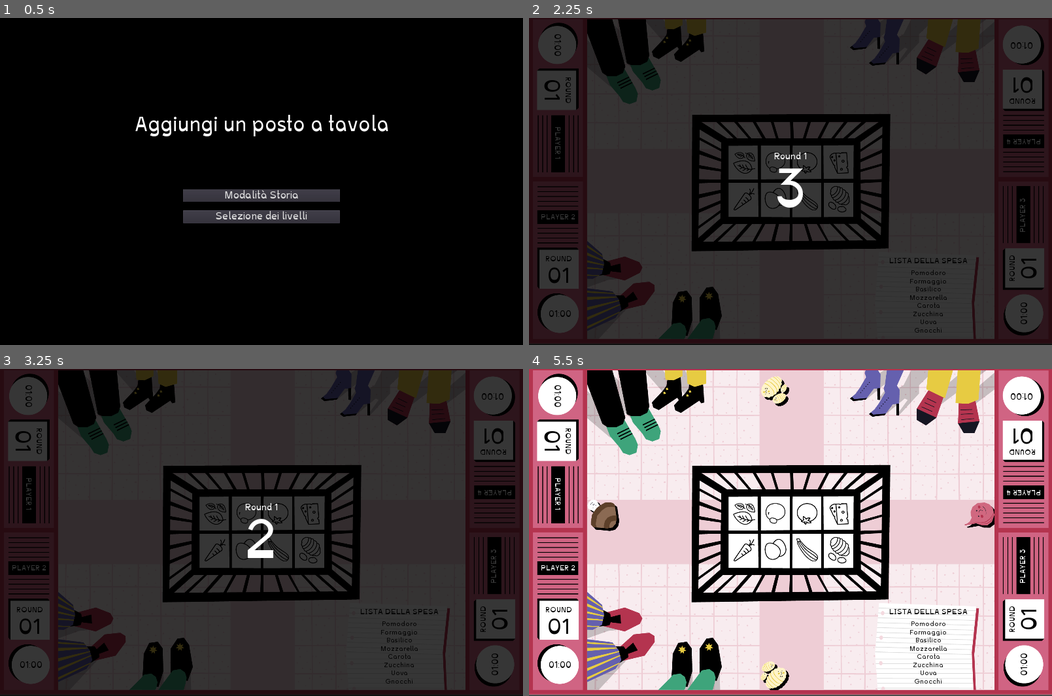
Above: before the commit, frames 1-4 (two rows, left to right).
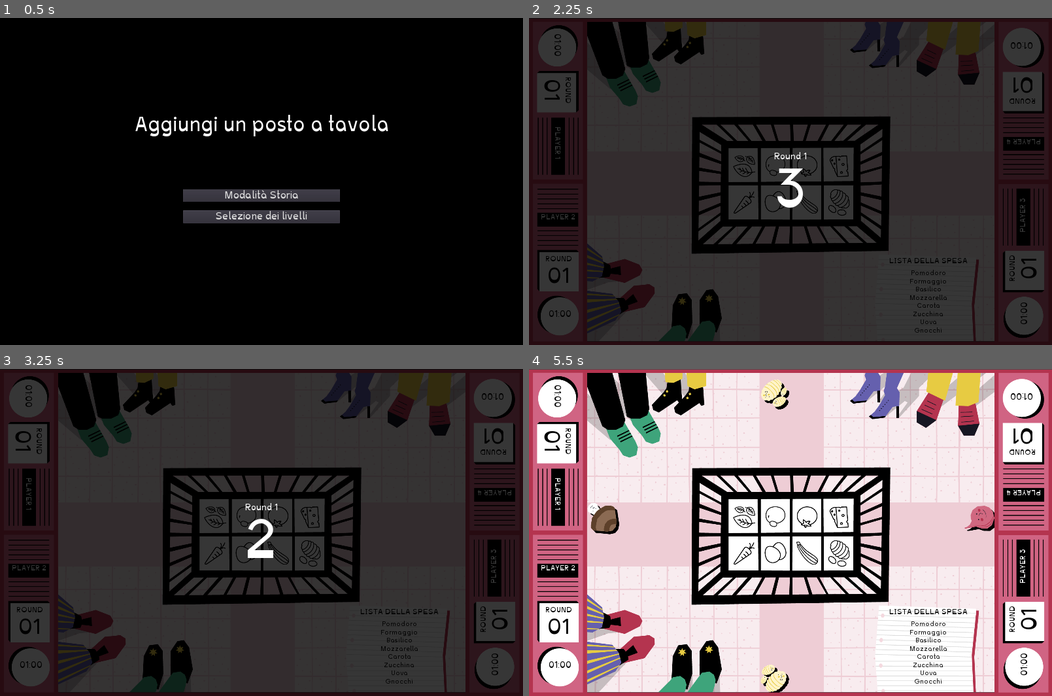
Above: after the commit, the same moments.

Repository: nuco-san/rotary_game
Game: Godot game, scene res://Scenes/TItleScreen.tscn
The game is run twice, just before and just after one commit, with the same random seed, the same clock (stepped at 60 frames per second) and the same inputs.
Inputs:
- Up to frame 1 (0.5 s): no input
- Up to frame 2 (2.25 s): click "Modalità Storia" at 0.5 s; click "AVANTI" at 1.25 s; click "AVANTI" at 2 s
- Up to frame 3 (3.25 s): tap Enter at 2.75 s
- Up to frame 4 (5.5 s): tap Space at 3.5 s; tap Enter at 5 s

Frame 1 is identical in both runs. In frame 2, 9.2% of the frame differs, in the area x 1-99%, y 0-99%; in frame 3, 9.2%; in frame 4, 18%, in the area x 0-100%, y 0-100%.

Commit message:
inserito suoni

Diff:
--- a/Scenes/FoodTrack.gd
+++ b/Scenes/FoodTrack.gd
@@ -51,12 +51,14 @@
 func _on_destination_area_entered(area):
 	if acceptable_id == area.food_id:
 		if not is_filled_correctly:
+			$CorrectSound.play()
 			$FinishingPoint/FoodBackgroundCorrect.show()
 			$FinishingPoint/FoodBackgroundWrong.hide()
 			is_filled_correctly = true
 			Global.emit_signal("track_filled", true)
 			Global.emit_signal("tick_item", acceptable_id)
 	else:
+		$WrongSound.play()
 		$FinishingPoint/FoodBackgroundCorrect.hide()
 		$FinishingPoint/FoodBackgroundWrong.show()
 		if is_filled_correctly:
--- a/Scenes/FoodTrack.tscn
+++ b/Scenes/FoodTrack.tscn
@@ -7,6 +7,8 @@
 [ext_resource path="res://04_Sprite_EXPORT_ROTARY/Slot_sbagliato_2.png" type="Texture" id=5]
 [ext_resource path="res://04_Sprite_EXPORT_ROTARY/Slot_corretto.png" type="Texture" id=6]
 [ext_resource path="res://04_Sprite_EXPORT_ROTARY/Slot_sbagliato_3.png" type="Texture" id=7]
+[ext_resource path="res://SOund/boing.mp3" type="AudioStream" id=8]
+[ext_resource path="res://SOund/correct.mp3" type="AudioStream" id=9]
 
 [sub_resource type="RectangleShape2D" id=1]
 extents = Vector2( 28, 29 )
@@ -127,7 +129,6 @@
 scale = Vector2( 1.1, 1.1 )
 frames = SubResource( 7 )
 animation = "New Anim"
-frame = 2
 speed_scale = 1.4
 playing = true
 
@@ -151,6 +152,13 @@
 anims/RESET = SubResource( 5 )
 anims/disappear = SubResource( 6 )
 
+[node name="WrongSound" type="AudioStreamPlayer" parent="."]
+stream = ExtResource( 8 )
+
+[node name="CorrectSound" type="AudioStreamPlayer" parent="."]
+stream = ExtResource( 9 )
+volume_db = -7.0
+
 [connection signal="area_entered" from="FinishingPoint/DestinationArea" to="." method="_on_destination_area_entered"]
 [connection signal="pressed" from="FinishingPoint/ClearButton" to="." method="_on_clear_button_pressed"]
 [connection signal="timeout" from="ClearButtonTimer" to="." method="reset_clicks"]
--- a/Scenes/MinigameCountdown.gd
+++ b/Scenes/MinigameCountdown.gd
@@ -8,6 +8,7 @@
 	show()
 
 func start_countdown():
+	$AudioStreamPlayer.play()
 	$VBoxContainer/RoundLabel.text = "Round " + str(Global.current_round)
 	countdown_time = 3
 	$Timer.start()
@@ -21,3 +22,5 @@
 		$VBoxContainer/CounterLabel.text = str(3)
 		$Timer.stop()
 		emit_signal("countdown_finished")
+	else:
+		$AudioStreamPlayer.play()
--- a/Scenes/MinigameCountdown.tscn
+++ b/Scenes/MinigameCountdown.tscn
@@ -1,7 +1,8 @@
-[gd_scene load_steps=6 format=2]
+[gd_scene load_steps=7 format=2]
 
 [ext_resource path="res://00_Font_ROTARY/Inconstant-Base100.ttf" type="DynamicFontData" id=1]
 [ext_resource path="res://Scenes/MinigameCountdown.gd" type="Script" id=2]
+[ext_resource path="res://SOund/bleep.mp3" type="AudioStream" id=3]
 
 [sub_resource type="StyleBoxFlat" id=1]
 bg_color = Color( 0, 0, 0, 1 )
@@ -54,4 +55,7 @@
 valign = 1
 uppercase = true
 
+[node name="AudioStreamPlayer" type="AudioStreamPlayer" parent="."]
+stream = ExtResource( 3 )
+
 [connection signal="timeout" from="Timer" to="." method="_on_Timer_timeout"]
--- a/Scenes/Minigiochi/Minigioco_1.tscn
+++ b/Scenes/Minigiochi/Minigioco_1.tscn
@@ -5,8 +5,35 @@
 [node name="Minigioco_1" instance=ExtResource( 1 )]
 minigame_number = 1
 
-[node name="Fuoco" parent="Sfondo_sotto" index="0"]
-frame = 1
+[node name="TrackManagerLeft" parent="." index="1"]
+position = Vector2( 124, 551 )
+
+[node name="TrackManagerBottom" parent="." index="2"]
+position = Vector2( 897, 1269 )
+
+[node name="FoodBackgroundWrong" parent="TrackManagerBottom/FoodTrack_1/FinishingPoint" index="3"]
+frame = 2
+
+[node name="FoodBackgroundWrong" parent="TrackManagerBottom/FoodTrack_2/FinishingPoint" index="3"]
+frame = 2
+
+[node name="TrackManagerRight" parent="." index="3"]
+position = Vector2( 1797, 551 )
+
+[node name="FoodBackgroundWrong" parent="TrackManagerRight/FoodTrack_1/FinishingPoint" index="3"]
+frame = 2
+
+[node name="FoodBackgroundWrong" parent="TrackManagerRight/FoodTrack_2/FinishingPoint" index="3"]
+frame = 2
+
+[node name="TrackManagerTop" parent="." index="4"]
+position = Vector2( 897, -29 )
+
+[node name="FoodBackgroundWrong" parent="TrackManagerTop/FoodTrack_1/FinishingPoint" index="3"]
+frame = 2
+
+[node name="FoodBackgroundWrong" parent="TrackManagerTop/FoodTrack_2/FinishingPoint" index="3"]
+frame = 2
 
 [node name="FoodList" parent="UI" index="5"]
 margin_left = 1291.0
--- a/Scenes/Minigiochi/Minigioco_2.tscn
+++ b/Scenes/Minigiochi/Minigioco_2.tscn
@@ -15,15 +15,18 @@
 [node name="Sfondo_sotto" parent="." index="0"]
 texture = ExtResource( 2 )
 
+[node name="Fuoco" parent="Sfondo_sotto" index="0"]
+frame = 0
+
+[node name="TrackManagerLeft" parent="." index="1"]
+position = Vector2( 124, 549 )
+
 [node name="FoodTrack_1" parent="TrackManagerLeft" index="0"]
 food_res = ExtResource( 4 )
 acceptable_id = "Uova"
 
 [node name="FinishingPoint" parent="TrackManagerLeft/FoodTrack_1" index="0"]
 position = Vector2( 657, -4 )
-
-[node name="FoodBackgroundWrong" parent="TrackManagerLeft/FoodTrack_1/FinishingPoint" index="3"]
-frame = 1
 
 [node name="FoodTrack_2" parent="TrackManagerLeft" index="1"]
 food_res = ExtResource( 4 )
@@ -32,8 +35,8 @@
 [node name="FinishingPoint" parent="TrackManagerLeft/FoodTrack_2" index="0"]
 position = Vector2( 657, -8 )
 
-[node name="FoodBackgroundWrong" parent="TrackManagerLeft/FoodTrack_2/FinishingPoint" index="3"]
-frame = 1
+[node name="TrackManagerBottom" parent="." index="2"]
+position = Vector2( 897, 1267 )
 
 [node name="FoodTrack_1" parent="TrackManagerBottom" index="0"]
 food_res = ExtResource( 4 )
@@ -42,12 +45,21 @@
 [node name="FinishingPoint" parent="TrackManagerBottom/FoodTrack_1" index="0"]
 position = Vector2( 18, -588 )
 
+[node name="FoodBackgroundWrong" parent="TrackManagerBottom/FoodTrack_1/FinishingPoint" index="3"]
+frame = 0
+
 [node name="FoodTrack_2" parent="TrackManagerBottom" index="1"]
 food_res = ExtResource( 4 )
 acceptable_id = "Carota"
 
 [node name="FinishingPoint" parent="TrackManagerBottom/FoodTrack_2" index="0"]
 position = Vector2( 12, -586 )
+
+[node name="FoodBackgroundWrong" parent="TrackManagerBottom/FoodTrack_2/FinishingPoint" index="3"]
+frame = 0
+
+[node name="TrackManagerRight" parent="." index="3"]
+position = Vector2( 1797, 549 )
 
 [node name="FoodTrack_1" parent="TrackManagerRight" index="0"]
 food_res = ExtResource( 4 )
@@ -56,12 +68,21 @@
 [node name="FinishingPoint" parent="TrackManagerRight/FoodTrack_1" index="0"]
 position = Vector2( -639, -3 )
 
+[node name="FoodBackgroundWrong" parent="TrackManagerRight/FoodTrack_1/FinishingPoint" index="3"]
+frame = 0
+
 [node name="FoodTrack_2" parent="TrackManagerRight" index="1"]
 food_res = ExtResource( 4 )
 acceptable_id = "Formaggio"
 
 [node name="FinishingPoint" parent="TrackManagerRight/FoodTrack_2" index="0"]
 position = Vector2( -638, -6 )
+
+[node name="FoodBackgroundWrong" parent="TrackManagerRight/FoodTrack_2/FinishingPoint" index="3"]
+frame = 0
+
+[node name="TrackManagerTop" parent="." index="4"]
+position = Vector2( 897, -31 )
 
 [node name="FoodTrack_1" parent="TrackManagerTop" index="0"]
 food_res = ExtResource( 4 )
@@ -70,11 +91,17 @@
 [node name="FinishingPoint" parent="TrackManagerTop/FoodTrack_1" index="0"]
 position = Vector2( 17, 572 )
 
+[node name="FoodBackgroundWrong" parent="TrackManagerTop/FoodTrack_1/FinishingPoint" index="3"]
+frame = 0
+
 [node name="FoodTrack_2" parent="TrackManagerTop" index="1"]
 food_res = ExtResource( 4 )
 
 [node name="FinishingPoint" parent="TrackManagerTop/FoodTrack_2" index="0"]
 position = Vector2( 11, 573 )
+
+[node name="FoodBackgroundWrong" parent="TrackManagerTop/FoodTrack_2/FinishingPoint" index="3"]
+frame = 0
 
 [node name="Sfondo_sopra" parent="." index="5"]
 texture = ExtResource( 3 )
@@ -83,7 +110,6 @@
 visible = false
 
 [node name="IntroSlides" parent="." index="7"]
-texture = ExtResource( 6 )
 slides = [ ExtResource( 6 ), ExtResource( 5 ) ]
 
 [node name="OutroSlides" parent="." index="9"]
--- a/Scenes/Minigiochi/Minigioco_3.tscn
+++ b/Scenes/Minigiochi/Minigioco_3.tscn
@@ -15,6 +15,12 @@
 [node name="Sfondo_sotto" parent="." index="0"]
 texture = ExtResource( 3 )
 
+[node name="Fuoco" parent="Sfondo_sotto" index="0"]
+frame = 0
+
+[node name="TrackManagerLeft" parent="." index="1"]
+position = Vector2( 124, 546 )
+
 [node name="FoodTrack_1" parent="TrackManagerLeft" index="0"]
 food_res = ExtResource( 4 )
 acceptable_id = "Gnocchi"
@@ -28,6 +34,9 @@
 
 [node name="FinishingPoint" parent="TrackManagerLeft/FoodTrack_2" index="0"]
 position = Vector2( 672, -7 )
+
+[node name="TrackManagerBottom" parent="." index="2"]
+position = Vector2( 897, 1264 )
 
 [node name="FoodTrack_1" parent="TrackManagerBottom" index="0"]
 food_res = ExtResource( 4 )
@@ -43,6 +52,9 @@
 [node name="FinishingPoint" parent="TrackManagerBottom/FoodTrack_2" index="0"]
 position = Vector2( 5, -591 )
 
+[node name="TrackManagerRight" parent="." index="3"]
+position = Vector2( 1797, 546 )
+
 [node name="FoodTrack_1" parent="TrackManagerRight" index="0"]
 food_res = ExtResource( 4 )
 acceptable_id = "Basilico"
@@ -56,6 +68,9 @@
 
 [node name="FinishingPoint" parent="TrackManagerRight/FoodTrack_2" index="0"]
 position = Vector2( -665, -7 )
+
+[node name="TrackManagerTop" parent="." index="4"]
+position = Vector2( 897, -34 )
 
 [node name="FoodTrack_1" parent="TrackManagerTop" index="0"]
 food_res = ExtResource( 4 )
--- a/Scenes/Minigioco.tscn
+++ b/Scenes/Minigioco.tscn
@@ -29,7 +29,7 @@
 script = ExtResource( 4 )
 
 [node name="Sfondo_sotto" type="Sprite" parent="."]
-position = Vector2( 961, 598 )
+position = Vector2( 961, 607 )
 texture = ExtResource( 15 )
 __meta__ = {
 "_edit_lock_": true
@@ -39,6 +39,7 @@
 visible = false
 position = Vector2( -7, -25 )
 frames = SubResource( 1 )
+frame = 1
 playing = true
 
 [node name="TrackManagerLeft" parent="." instance=ExtResource( 3 )]
@@ -124,7 +125,7 @@
 frame = 1
 
 [node name="Sfondo_sopra" type="Sprite" parent="."]
-position = Vector2( 961, 601 )
+position = Vector2( 961, 610 )
 texture = ExtResource( 1 )
 __meta__ = {
 "_edit_lock_": true
--- a/Scenes/MovingFood.gd
+++ b/Scenes/MovingFood.gd
@@ -22,6 +22,7 @@
 
 
 func destroy_tap():
+	$AudioStreamPlayer.play()
 	$Tween.stop_all()
 	$AnimationPlayer.play("destroy")
 	yield($AnimationPlayer, "animation_finished")
--- a/Scenes/MovingFood.tscn
+++ b/Scenes/MovingFood.tscn
@@ -1,6 +1,7 @@
-[gd_scene load_steps=6 format=2]
+[gd_scene load_steps=7 format=2]
 
 [ext_resource path="res://Scenes/MovingFood.gd" type="Script" id=1]
+[ext_resource path="res://SOund/pop.mp3" type="AudioStream" id=2]
 
 [sub_resource type="RectangleShape2D" id=1]
 extents = Vector2( 41, 41 )
@@ -125,4 +126,7 @@
 
 [node name="Tween" type="Tween" parent="."]
 
+[node name="AudioStreamPlayer" type="AudioStreamPlayer" parent="."]
+stream = ExtResource( 2 )
+
 [connection signal="pressed" from="TouchScreenButton" to="." method="_on_TouchScreenButton_pressed"]
Not shown, added: SOund/bleep.mp3.import
Not shown, added: SOund/boing.mp3.import
Not shown, added: SOund/chime.mp3.import
Not shown, added: SOund/correct.mp3.import
Not shown, added: SOund/pop.mp3.import
Not shown, added: SOund/whoosh.mp3.import
Not shown: 1 places in Scenes/FoodTrack.tscn that only renumber resources
Not shown, added: SOund/bleep.mp3
Not shown, added: SOund/boing.mp3
Not shown, added: SOund/chime.mp3
Not shown, added: SOund/correct.mp3
Not shown, added: SOund/pop.mp3
(and 1 more such lines)
